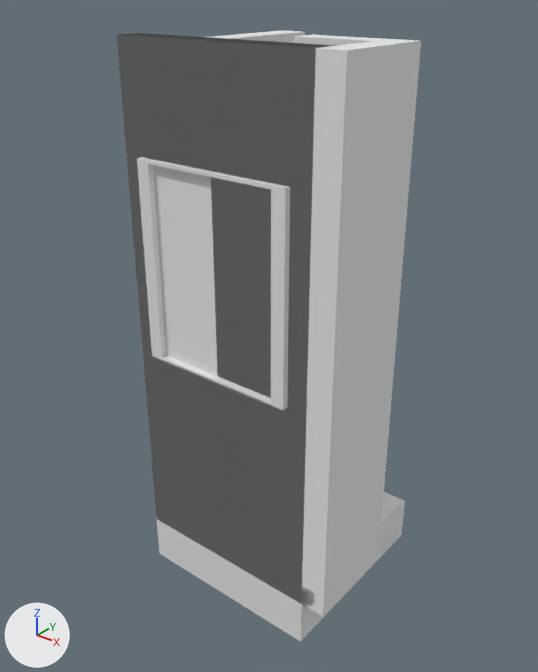
The FBX model interior_building_blocks/FBX_Exports/interior_building_blocks.fbx as it was, and as the next commit left it.
Before and after are seen from a 50 mm camera at (1.55, -2.18, 2.72) aimed at (-0.53, 0.41, 1.12). Every picture has the same lights, and +X, +Y and +Z are marked at lower left. Where no turn or scale is listed for an object, it has been applied to the vertices.

Before the edit, the objects in view are built like this:
```python
me_cube_005 = bpy.data.meshes.new('Cube.005')
me_cube_005.from_pydata(...)  # 16 vertices, 16 faces; spans x -0.37..0.13, y 0.0..0.5, z 0.0..2.5
# faces by material slot: [9, 7]
me_cube_005.materials.append(mat_wall_normal_material_014)  # its picture is missing
me_cube_005.materials.append(mat_wall_normal_material_015)  # its picture is missing
me_cube_011 = bpy.data.meshes.new('Cube.011')
me_cube_011.from_pydata(...)  # a box spanning x -1.0..0.0, y 0.0..1.0, z -0.25..0.0
me_cube_011.materials.append(mat_floor_material_001)  # its picture is missing
me_cube_023 = bpy.data.meshes.new('Cube.023')
me_cube_023.from_pydata(...)  # 96 vertices, 88 faces; spans x -0.9..-0.1, y -0.03..0.218, z 1.062..2.014
me_cube_023.materials.append(mat_wall_window_frame)  # its picture is missing
me_cube_024 = bpy.data.meshes.new('Cube.024')
me_cube_024.from_pydata(...)  # 40 vertices, 40 faces; spans x -1.0..0.0, y 0.0..0.12, z 0.0..2.5
me_cube_024.materials.append(mat_wall_normal_material_001)  # its picture is missing
ob_floor = bpy.data.objects.new('floor', me_cube_011)
ob_floor.location = (0.0, 0.0, 0.0)
ob_wall_normal_002 = bpy.data.objects.new('wall_normal.002', me_cube_005)
ob_wall_normal_002.location = (0.0, 0.0, 0.0)
ob_wall_window_frame_material_001 = bpy.data.objects.new('wall_window_frame_material.001', me_cube_023)
ob_wall_window_frame_material_001.location = (0.0, 0.0, 0.0)
ob_wall_with_window = bpy.data.objects.new('wall_with_window', me_cube_024)
ob_wall_with_window.location = (0.0, 0.0, 0.0)
# also in view: 'wall_normal' at (-0.5, 0.06, 1.25); 'wall_normal.001' at (-0.31, 0.31, 1.25)
```
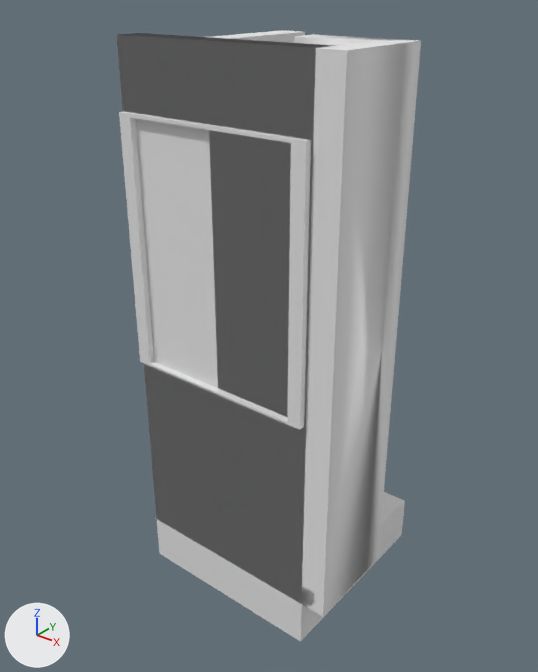
Commit message: fix: window size

Location of each change, [x1, y1, x2, y2] in pixels of the pictures (538 x 672 px; the box of a moved part takes in the faces that stretch with it):
'wall_with_window', reshaped
    before: [117, 33, 335, 603]
    after: [117, 33, 334, 602]
'wall_window_frame_material.001', reshaped (25% wider, 26% taller)
    before: [137, 157, 290, 410]
    after: [119, 111, 311, 430]
part 1 of me_cube_023, moved or reshaped
    before: [152, 354, 162, 360]
    after: [140, 360, 150, 366]
part 2 of me_cube_023, moved or reshaped
    before: [137, 157, 166, 358]
    after: [119, 111, 154, 363]
part 3 of me_cube_023, moved or reshaped
    before: [162, 356, 287, 410]
    after: [149, 362, 304, 430]
part 4 of me_cube_023, moved or reshaped
    before: [148, 159, 290, 408]
    after: [130, 113, 311, 427]
part 6 of me_cube_005, shading changed
    both: [293, 35, 421, 616]

Diff of the bpy script that builds the scene:
```diff
--- a/interior_building_blocks/FBX_Exports/interior_building_blocks.fbx.py
+++ b/interior_building_blocks/FBX_Exports/interior_building_blocks.fbx.py
@@ me_cube_005 @@
 me_cube_005.from_pydata(...)  # 16 vertices, 16 faces; spans x -0.37..0.13, y 0.0..0.5, z 0.0..2.5
 # used by ob_wall_normal_002; location = (0.0, 0.0, 0.0)
+# me_cube_005 part 6: edges marked sharp go from 28 to 21
 me_cube_005.materials.append(mat_wall_normal_material_014)
@@ me_cube_023 @@
 me_cube_023.from_pydata(...)  # 96 vertices, 88 faces; spans x -0.9..-0.1, y -0.03..0.218, z 1.062..2.014
 # used by ob_wall_window_frame_material_001; location = (0.0, 0.0, 0.0)
+# me_cube_023 part 1: all 30 vertices in x -0.9..-0.833, y -0.03..0.218, z 1.062..1.075 are moved by (-0.09, 0.0, -0.062)
+# me_cube_023 part 2: all 18 vertices in x -0.9..-0.833, y -0.03..0.153, z 1.999..2.014 are moved by (-0.09, 0.0, 0.182)
+# me_cube_023 part 3: all 30 vertices in x -0.167..-0.1, y -0.03..0.218, z 1.062..1.075 are moved by (0.09, 0.0, -0.062)
+# me_cube_023 part 4: all 18 vertices in x -0.167..-0.1, y -0.03..0.153, z 1.999..2.014 are moved by (0.09, 0.0, 0.182)
 me_cube_023.materials.append(mat_wall_window_frame)
@@ me_cube_024 @@
 me_cube_024.from_pydata(...)  # 40 vertices, 40 faces; spans x -1.0..0.0, y 0.0..0.12, z 0.0..2.5
 # used by ob_wall_with_window; location = (0.0, 0.0, 0.0)
+# me_cube_024 part 5: 28 of 40 vertices moved; they spanned x -1.0..0.0, y 0.0..0.12, z 0.0..2.5 and now span x -1.0..0.0, y 0.0..0.12, z 0.0..2.5; mean shift (0.0, 0.0, 0.03); largest move (-0.9, 0.12, 2.01) -> (-0.99, 0.12, 2.2)
 me_cube_024.materials.append(mat_wall_normal_material_001)
```
